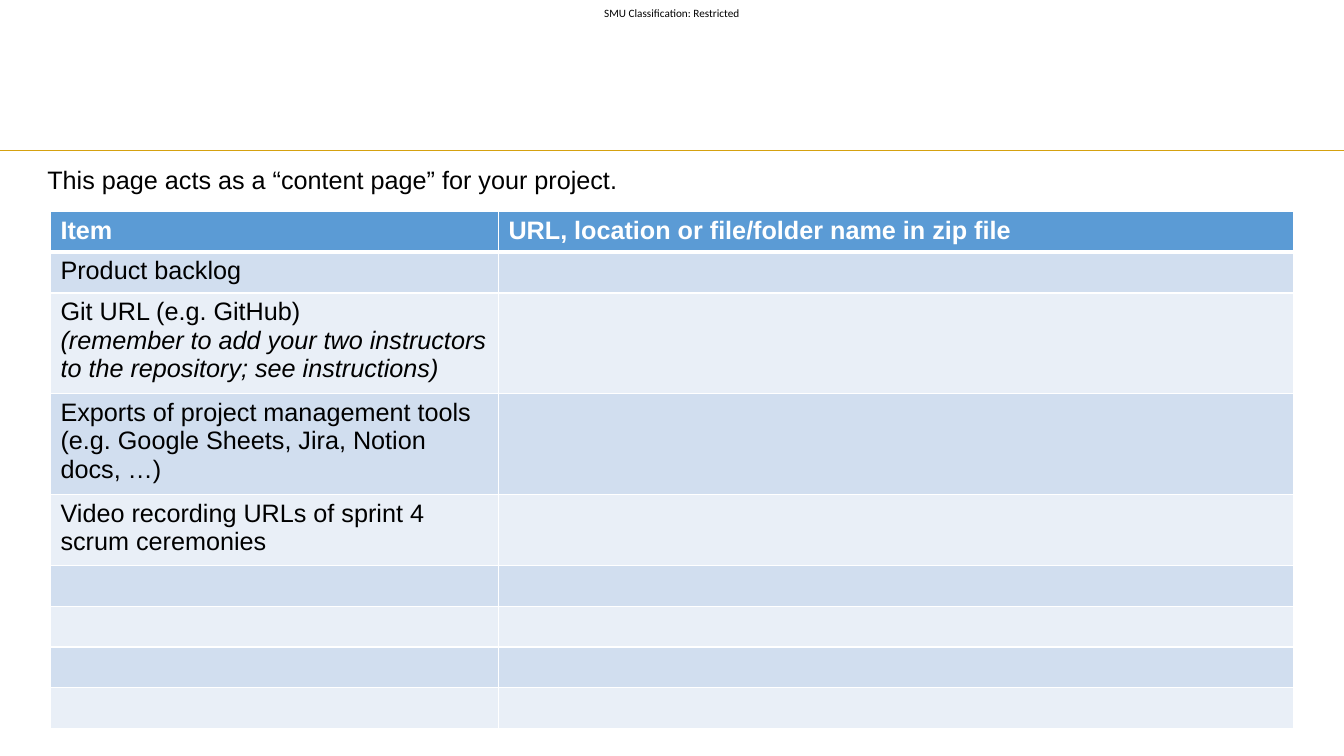
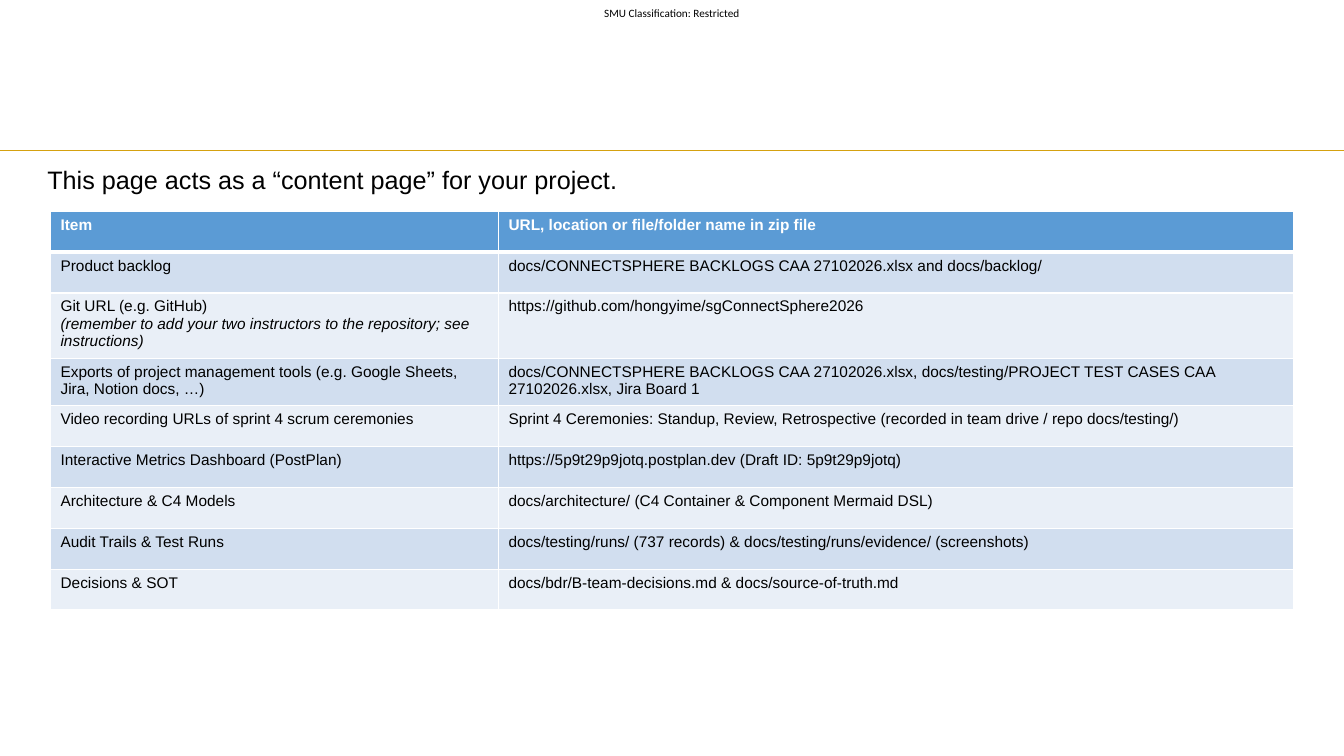
Before and after one commit to hongyime/sgConnectSphere2026, a slide deck: slide 2 of docs/slides/presentation/Week 11 Slide Template.pptx. Drawn at 1344x756 pixels with LibreOffice and Linux fonts; fonts in the diff are those of the drawing; background and template pictures are left out. Boxes give left, top, right and bottom in pixels: in the first picture for what was removed or moved away, otherwise in the second. Text is boxed around its words. In the diff, an @@ line names an element or a change of style, - is before the commit and + after.

Commit message:
docs(slides): populate Week 11 presentation slide deck

```diff
--- a/docs/slides/presentation/Week 11 Slide Template.pptx
+++ b/docs/slides/presentation/Week 11 Slide Template.pptx
@@ table at [50,212,1294,729] @@
-row 2, column 2: 
+row 2, column 2: docs/CONNECTSPHERE BACKLOGS CAA 27102026.xlsx and docs/backlog/
-row 3, column 2: 
+row 3, column 2: https://github.com/hongyime/sgConnectSphere2026
-row 4, column 2: 
+row 4, column 2: docs/CONNECTSPHERE BACKLOGS CAA 27102026.xlsx, docs/testing/PROJECT TEST CASES CAA 27102026.xlsx, Jira Board 1
-row 5, column 2: 
+row 5, column 2: Sprint 4 Ceremonies: Standup, Review, Retrospective (recorded in team drive / repo docs/testing/)
-row 6, column 1: 
+row 6, column 1: Interactive Metrics Dashboard (PostPlan)
-row 6, column 2: 
+row 6, column 2: https://5p9t29p9jotq.postplan.dev (Draft ID: 5p9t29p9jotq)
-row 7, column 1: 
+row 7, column 1: Architecture & C4 Models
-row 7, column 2: 
+row 7, column 2: docs/architecture/ (C4 Container & Component Mermaid DSL)
-row 8, column 1: 
+row 8, column 1: Audit Trails & Test Runs
-row 8, column 2: 
+row 8, column 2: docs/testing/runs/ (737 records) & docs/testing/runs/evidence/ (screenshots)
-row 9, column 1: 
+row 9, column 1: Decisions & SOT
-row 9, column 2: 
+row 9, column 2: docs/bdr/B-team-decisions.md & docs/source-of-truth.md
@@ size 18 to 11 pt in "Item", "URL, location or file/folder name in zip ...", "Product backlog", "Git URL (e.g. GitHub) (remember to add ..." and 2 more places @@
```
Also in this commit, not shown: 14 other slides changed, 1 other file.
